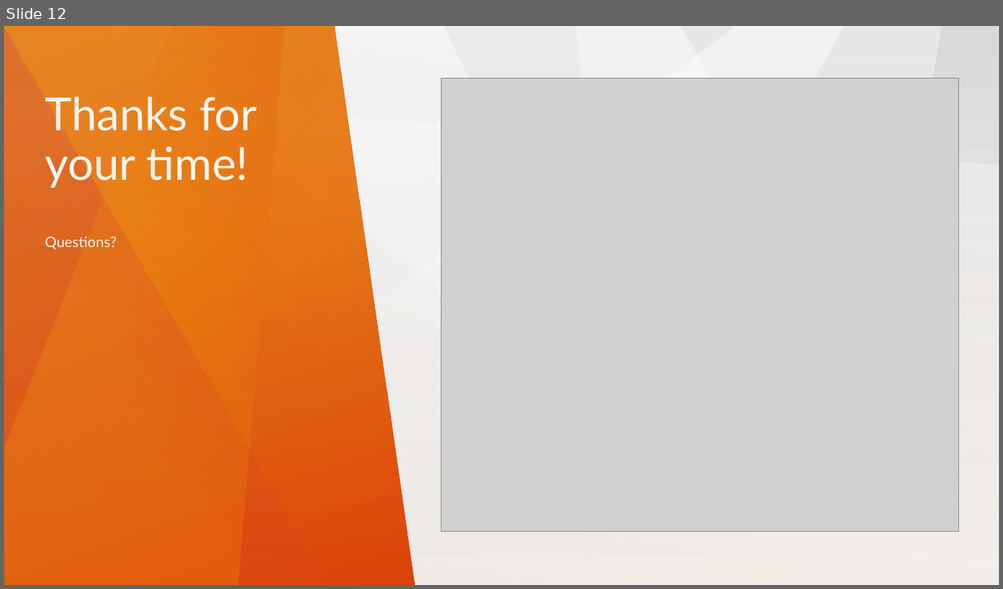
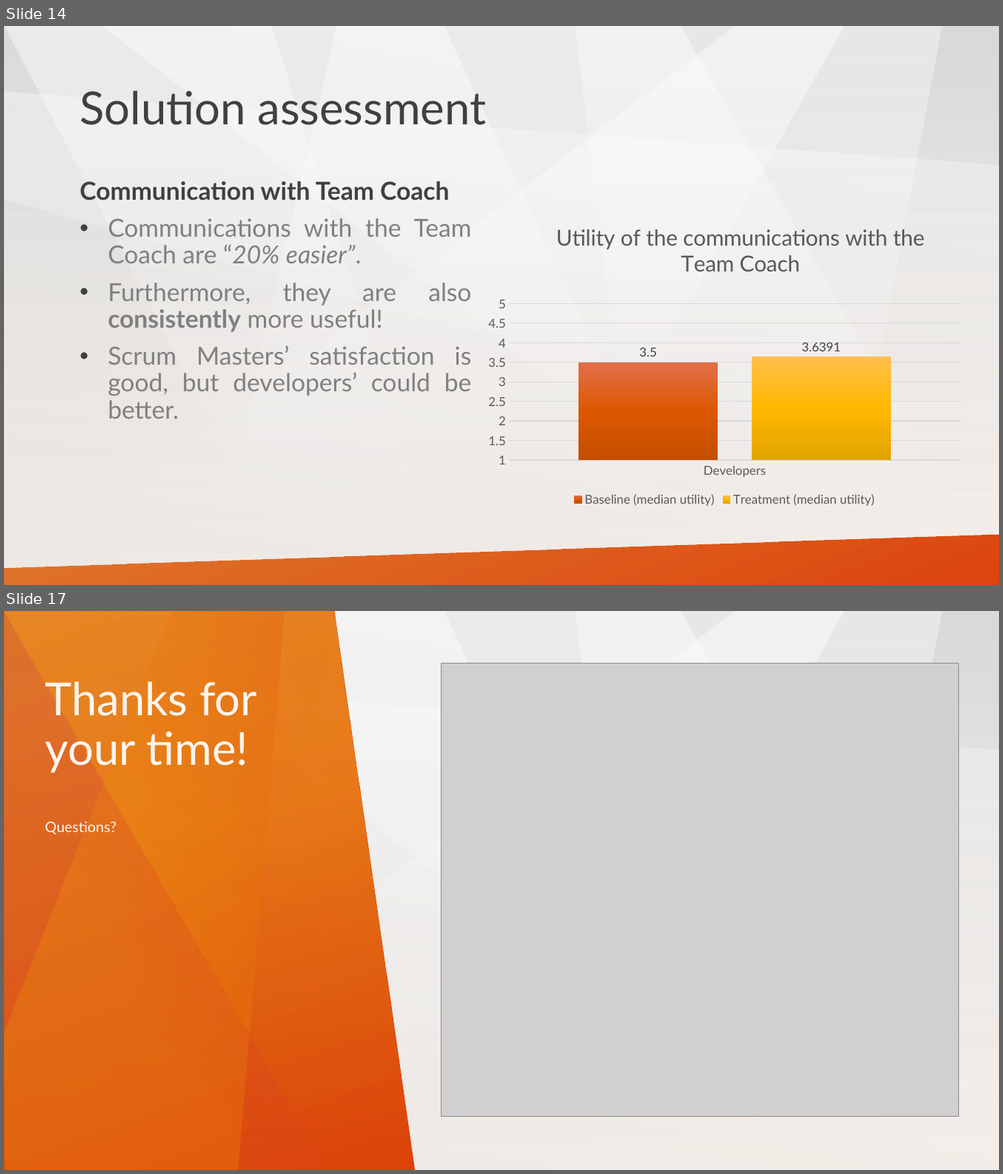
Before and after one commit to stoyicker/thesis-tex, a slide deck: Presentation material/ericsson_presentation.pptx. Shown one above the other, each under a label of ours: slide 12 before the commit, slides 14 and 17 after it; the slides between them are not shown. The pictures are 1003x589 and 1003x1174 pixels, drawn with LibreOffice and Linux fonts; fonts in the diff are those of the drawing; grey boxes stand for pictures. Boxes give left, top, right and bottom in pixels: in the first picture for what was removed or moved away, otherwise in the second. Text is boxed around its words. In the diff, an @@ line names an element or a change of style, - is before the commit and + after.

```diff
--- a/Presentation material/ericsson_presentation.pptx
+++ b/Presentation material/ericsson_presentation.pptx
@@ slide 14 added at bbox=[4, 26, 999, 585], background gradient #D9D9D9 to #FCF5EF; not listed: 6 template elements that a slide beside it also shows @@
@@ rectangle added at bbox=[4, 26, 999, 585], fill gradient #BFBFBF to #FFFFFF @@
@@ title added at bbox=[79, 90, 486, 125], 44 pt, text #404040 @@
+Solution assessment
@@ text added at bbox=[79, 181, 472, 419], 24 pt, text #808080 @@
+Communication with Team Coach
+• Communications with the Team Coach are “20% easier”.
+• Furthermore, they are also consistently more useful!
+• Scrum Masters’ satisfaction is good, but developers’ could be better.
@@ column chart added at bbox=[478, 215, 970, 510] @@
+title "Utility of the communications with the Team Coach "
+categories: Developers
+Baseline (median utility): 3.5
+Treatment (median utility): 3.6391
@@ freeform shape added at bbox=[4, 535, 999, 585], fill gradient #DD5900 to #DC3C00 @@
@@ what was slide 12 is now slide 17 @@
```
Also in this commit, not shown: 4 slides changed, 4 other slides added, 1 other file.
